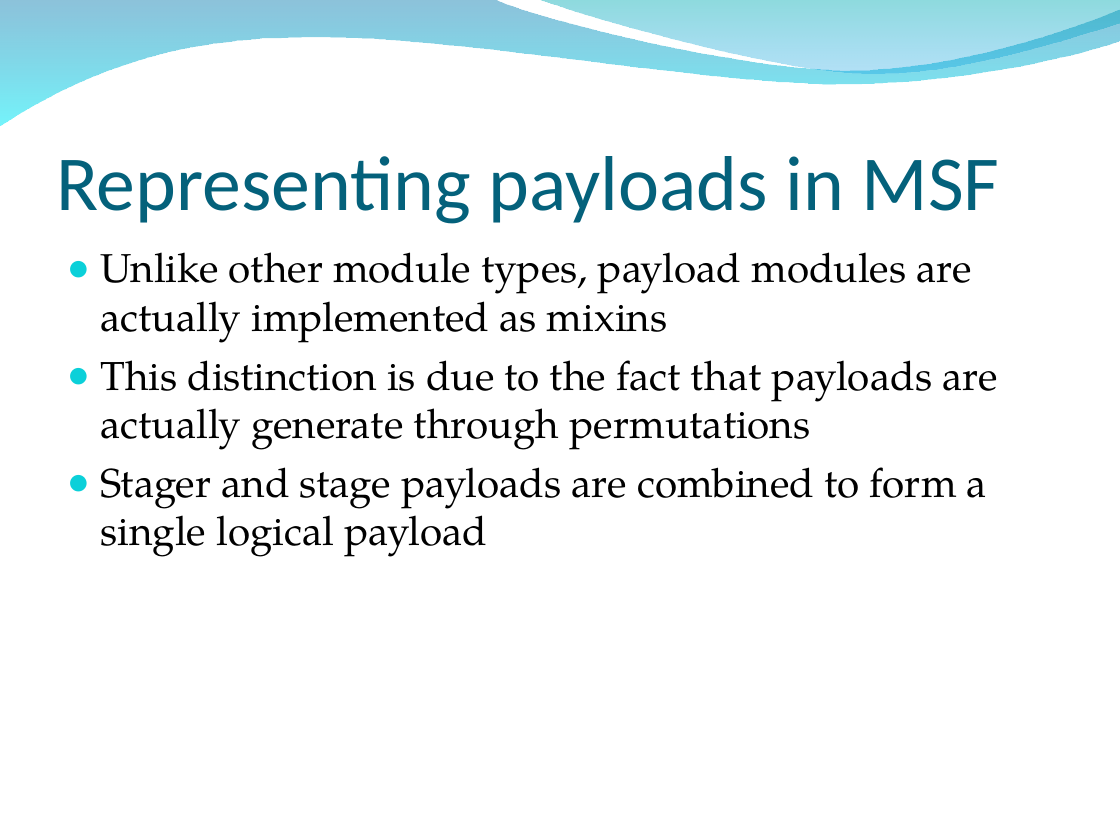
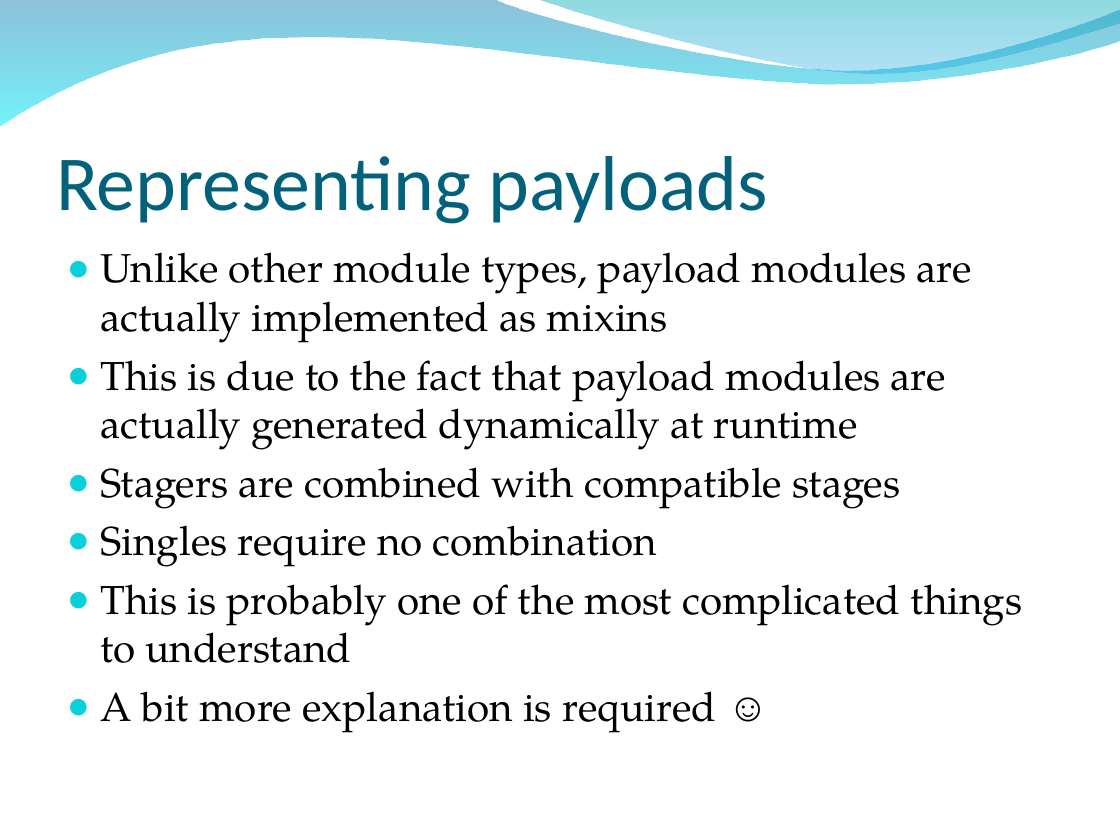
Before and after one commit to radar-webhook-testing/metasploit-framework-commits, a slide deck: slide 199 of dev/materials/msf3_internals_training/slides/bh_training_deck.ppt. Drawn at 1120x840 pixels with LibreOffice and Linux fonts; fonts in the diff are those of the drawing; background and template pictures are left out. Boxes give left, top, right and bottom in pixels: in the first picture for what was removed or moved away, otherwise in the second. Text is boxed around its words. In the diff, an @@ line names an element or a change of style, - is before the commit and + after.

```diff
--- a/dev/materials/msf3_internals_training/slides/bh_training_deck.ppt
+++ b/dev/materials/msf3_internals_training/slides/bh_training_deck.ppt
@@ title at box(56, 156, 768, 224): text changed @@
-Representing payloads in MSF
+Representing payloads
@@ text at box(100, 360, 1022, 733): text changed @@
-● This distinction is due to the fact that payloads are actually generate through permutations
-● Stager and stage payloads are combined to form a single logical payload
+● This is due to the fact that payload modules are actually generated dynamically at runtime
+● Stagers are combined with compatible stages
+● Singles require no combination
+● This is probably one of the most complicated things to understand
+● A bit more explanation is required ☺
```
Also in this commit, not shown: 5 other slides changed, 22 slides added, 4 slides removed.
